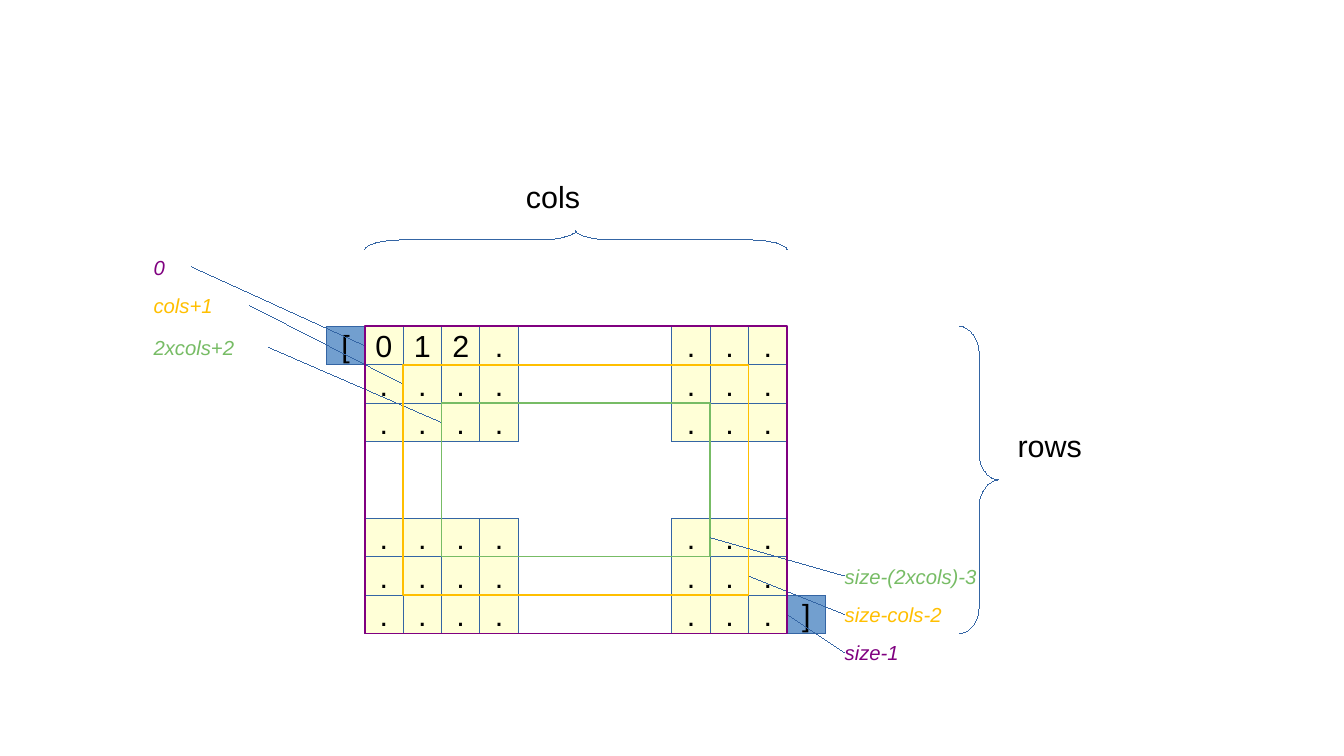
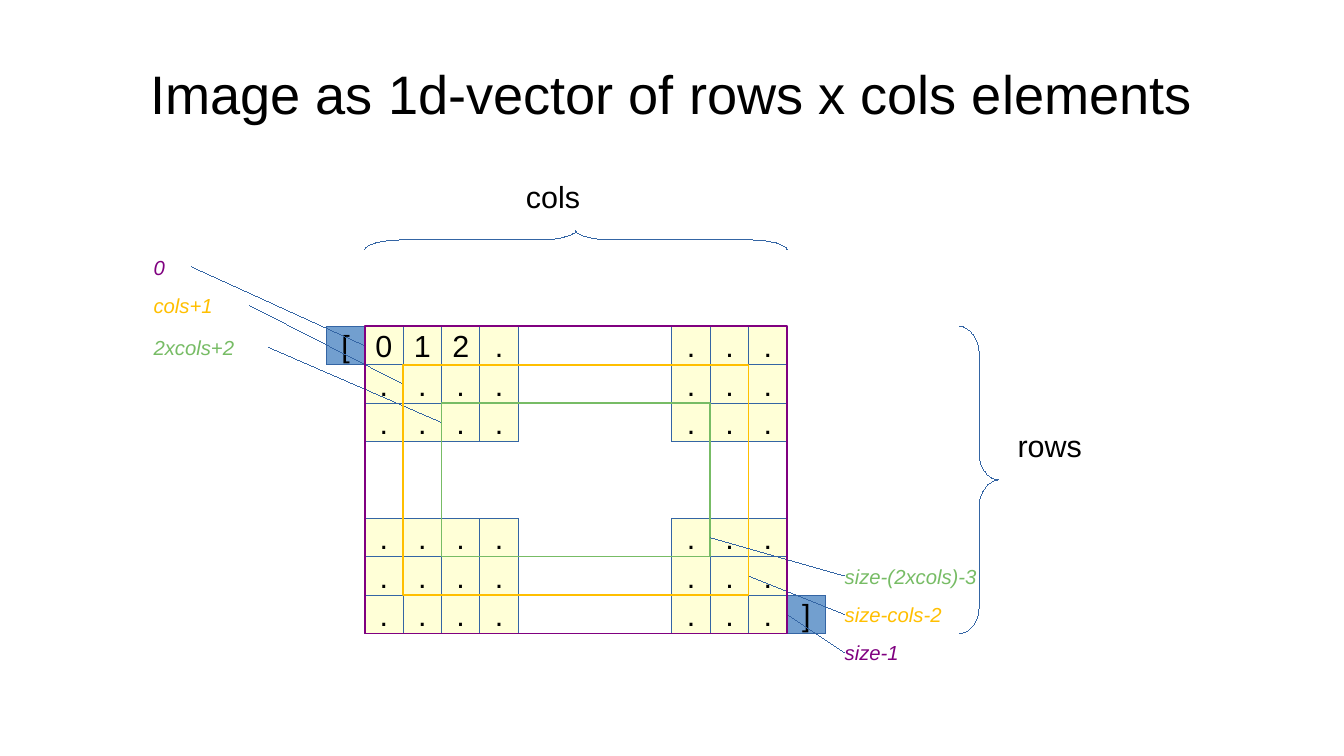
Before and after one commit to AxelTe/cvTestElectron, a slide deck: slide 5 of insides.odp (slide 2 before the commit). Drawn at 1344x756 pixels with LibreOffice and Linux fonts; fonts in the diff are those of the drawing. Boxes give left, top, right and bottom in pixels: in the first picture for what was removed or moved away, otherwise in the second. Text is boxed around its words. In the diff, an @@ line names an element or a change of style, - is before the commit and + after.

```diff
--- a/insides.odp
+++ b/insides.odp
@@ title added at bbox=[150, 74, 1192, 124], 32 pt, text #000000 @@
+Image as 1d-vector of rows x cols elements
```
Also in this commit, not shown: 5 slides added, 8 other files.
